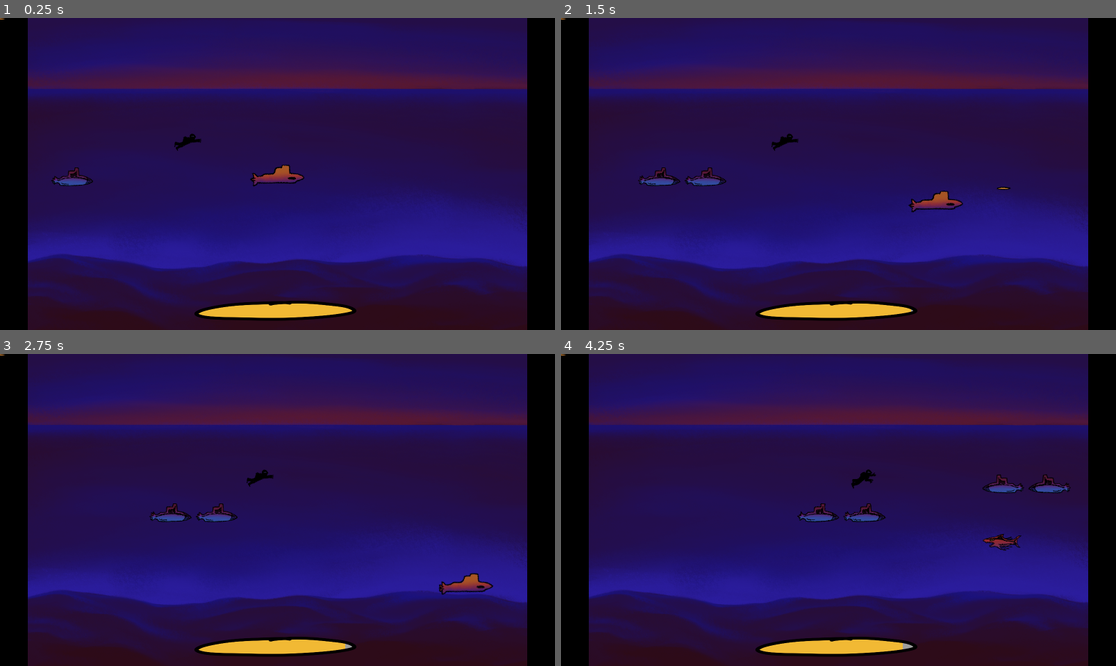
Above: before the commit, frames 1-4 (two rows, left to right).
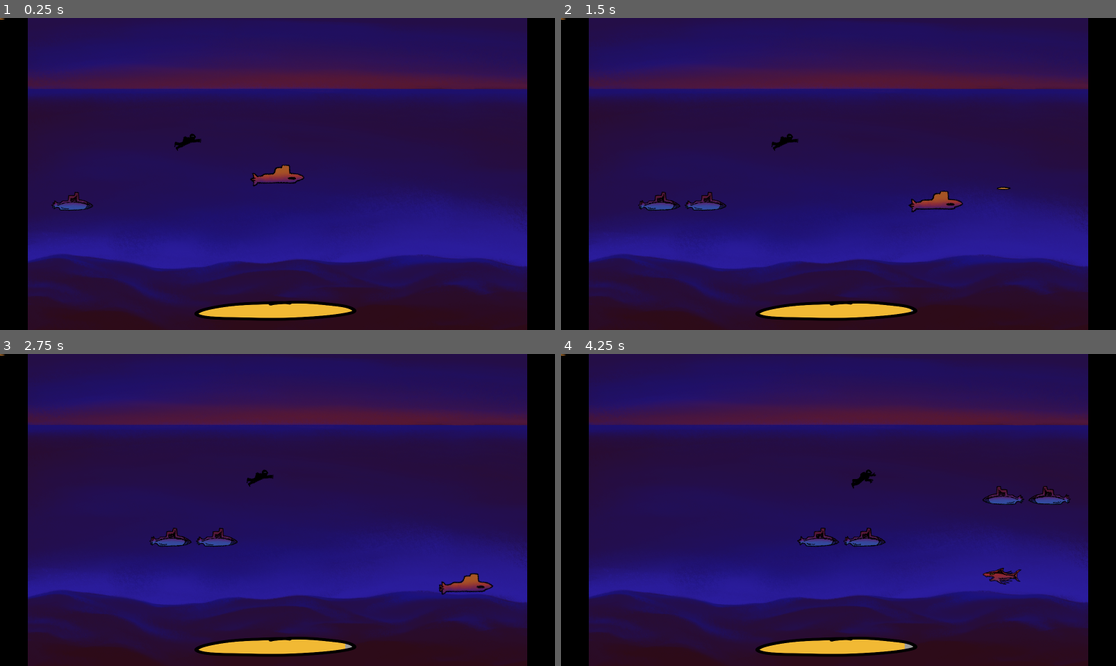
Above: after the commit, the same moments.

Repository: bakdorl/Seaquest
Game: Godot game, scene res://ocean.tscn
Same seed, same stepped clock (60 frames per second), same inputs: the game is played once before the commit and once after it.
Inputs:
- Up to frame 1 (0.25 s): no input
- Up to frame 2 (1.5 s): hold D (right) 0.53-1.28 s; tap Space (shoot) at 0.6, 1.35 s; hold S (down) from 1.28 s (still down)
- Up to frame 3 (2.75 s): release S (down) at 2.03 s; hold D (right) from 2.03 s (still down); tap Space (shoot) at 2.1 s
- Up to frame 4 (4.25 s): release D (right) at 2.78 s; hold W (up) 2.78-3.53 s; tap Space (shoot) at 2.85, 3.6 s; hold A (left) from 3.53 s (still down)

The runs differ from the first frame. In frame 1, 0.5% of the frame differs, in the area x 9-17%, y 47-62%; in frame 2, 0.9%; in frame 3, 1.0%; in frame 4, 2.2%, in the area x 42-92%, y 38-95%.

Commit message:
shark moves u[p and down

Diff:
--- a/shark/shark.gd
+++ b/shark/shark.gd
@@ -1,17 +1,24 @@
 extends Area2D
 
+@export var speed = 200.0
+@export var amplitude = 20 #15.0
+@export var frequency = 4 #3.5
 
-@export var speed = 200.0
 var direction = -1
+var initial_y = 0.0
+var time_passed = 0.0
 
 func _ready():
 	$AnimatedSprite2D.play("default")
 	$AnimatedSprite2D.flip_h = (direction == 1)
 	add_to_group("enemies")
+	initial_y = position.y
 
 func _process(delta):
 	position.x += speed * direction * delta
-
+	time_passed += delta
+	var wave = sin(time_passed * frequency) * amplitude
+	position.y = initial_y + wave
 	if position.x > 2000 or position.x < 1:
 		queue_free()
 
--- a/spawn_manager.gd
+++ b/spawn_manager.gd
@@ -5,49 +5,13 @@
 
 @onready var shark_scene = preload("res://shark.tscn")
 @onready var enemysub_scene = preload("res://enemysub.tscn")
-const LANES = [350, 450, 550, 650]
+const LANES = [345, 490, 635, 780] #[350, 450, 550, 650]
 
 
 var lane_active = [false, false, false, false]
 
 func _ready():
 	spawn_logic_loop()
-
-#func spawn_logic_loop():
-	#var available_indices = []
-	#for i in range(4):
-		#if not lane_active[i]:
-			#available_indices.append(i)
-	#available_indices.shuffle()
-	#var max_to_pick = min(available_indices.size(), randi_range(1, 2))
-	#for i in range(max_to_pick):
-		#var idx = available_indices[i]
-		#process_lane_spawn(idx)
-	#await get_tree().create_timer(randf_range(5.0, 8.0)).timeout
-	#spawn_logic_loop()
-#
-#
-#func process_lane_spawn(lane_idx):
-	#lane_active[lane_idx] = true
-	#var y_pos = LANES[lane_idx]
-	#var dir = 1 if randf() > 0.5 else -1
-	#var spawn_x = 200 if dir == 1 else 1720
-	#var enemy_type = shark_scene if randf() > 0.5 else enemysub_scene
-	#var count = randi_range(1, 3)
-	#for i in range(count):
-		#create_enemy(enemy_type, spawn_x, y_pos, dir)
-		#await get_tree().create_timer(0.8).timeout
-	#await get_tree().create_timer(2.0).timeout
-	#lane_active[lane_idx] = false
-#
-#func create_enemy(scene, x, y, dir):
-	#var e = scene.instantiate()
-	#e.position = Vector2(x, y)
-	#if "direction" in e:
-		#e.direction = dir
-	#add_child(e)
-
-
 
 func spawn_logic_loop():
 	var available_indices = []
@@ -83,7 +47,6 @@
 	await get_tree().create_timer(5.0).timeout
 	lane_active[lane_idx] = false
 
-
 func create_enemy(scene, x, y, dir):
 	var e = scene.instantiate()
 	e.position = Vector2(x, y)
